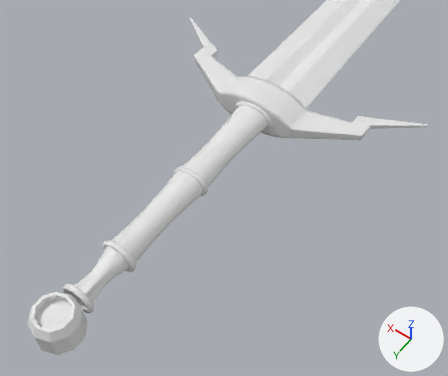
Renders of the Blender file sword/blade.blend from each side of a commit.
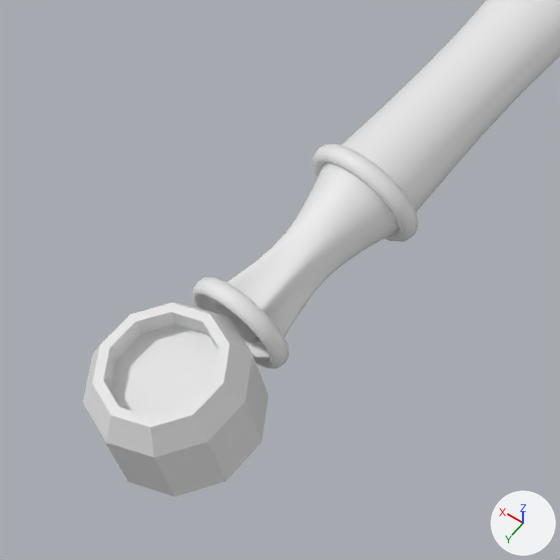
Each version appears first whole from a 50 mm camera at (-1.418, 8.219, 2.725) aimed at (-0.178, 6.483, -0.002), and next in a close-up on the part from 0% to 41% of the width and 51% to 100% of the height. Arrows for +X, +Y and +Z are at lower right; the lights stay in place.
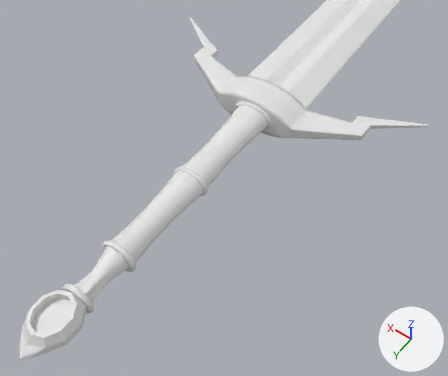
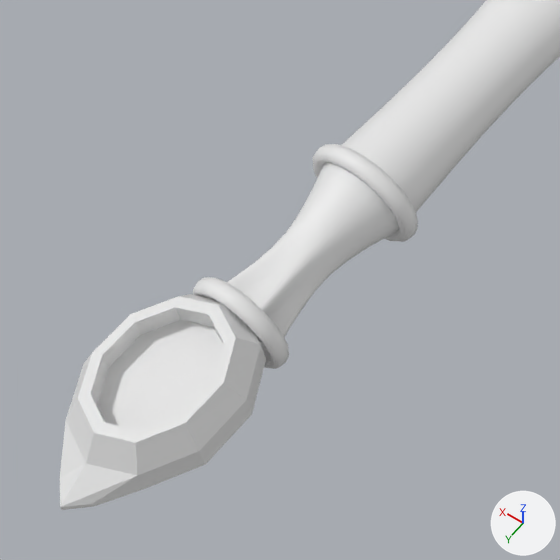
The change, as a list of edits to the scene's bpy script:
```text
Change me_cylinder_003:
    used by ob_cylinder_003; location = (0.0, 7.601, 0.0); scale = (0.13, 0.13, 0.0963)
    remove me_cylinder_003.from_pydata(...)  # 71 vertices, 70 faces; spans x -0.95..0.95, y -1.0..1.0, z -1.0..1.0
    add me_cylinder_003.from_pydata(...)  # 67 vertices, 66 faces; spans x -0.95..0.95, y -1.0..1.39, z 0.0..1.0
    me_cylinder_003 part 1
    10 vertices are removed from x -0.95..0.95, y -1.0..1.0, z -1.0
    12 faces are deleted
    6 vertices are added at (0.27, 1.2, 0.0), (-0.27, 1.2, 0.0), (0.0, 1.39, 0.0), (0.27, 1.2, 0.11), (-0.27, 1.2, 0.11), (0.0, 1.39, 0.11)
    8 new faces join them
Change ob_cylinder_003:
    ob_cylinder_003.location: (0.0, 7.601, 0.0) -> (0.0, 7.609, 0.0)
    ob_cylinder_003.scale: (0.13, 0.13, 0.0963) -> (0.13, 0.163, 0.0963)
```

What differs and where, as boxes (x1, y1, x2, y2) in the close-ups (560 x 560 px; the box of a moved part takes in the faces that stretch with it):
'Cylinder.003', reshaped, moved, rescaled (11% wider, 11% taller)
    before: (83, 302, 268, 497)
    after: (60, 294, 266, 510)
part 1 of me_cylinder_003, moved or reshaped
    before: (86, 370, 268, 497)
    after: (60, 421, 144, 510)
